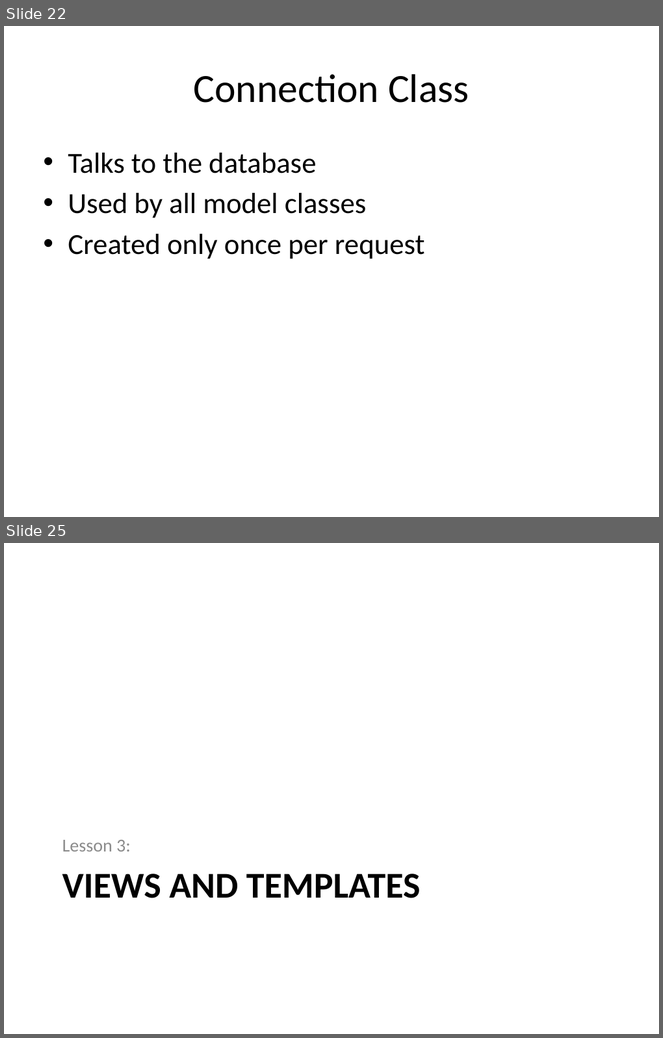
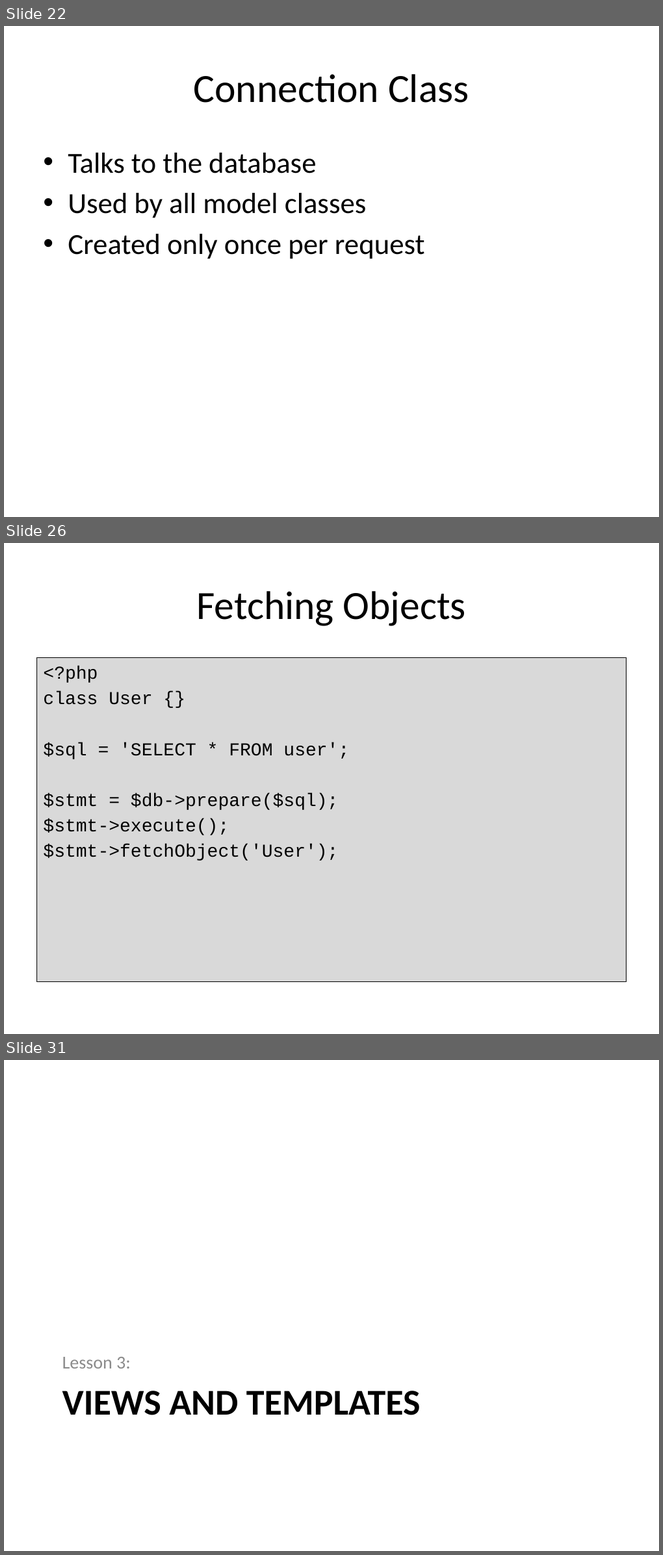
Before and after one commit to PHPEmbark/curriculum, a slide deck: course/4 - Organization and Projects/Organization and Projects.pptx. Shown one above the other, each under a label of ours: slides 22 and 25 before the commit, slides 22, 26 and 31 after it; the slides between them are not shown. The pictures are 663x1038 and 663x1555 pixels, drawn with LibreOffice and Linux fonts; fonts in the diff are those of the drawing. Boxes give left, top, right and bottom in pixels: in the first picture for what was removed or moved away, otherwise in the second. Text is boxed around its words. In the diff, an @@ line names an element or a change of style, - is before the commit and + after.

```diff
--- a/course/4 - Organization and Projects/Organization and Projects.pptx
+++ b/course/4 - Organization and Projects/Organization and Projects.pptx
@@ slide 26 added at (4,543,659,1034), background #FFFFFF @@
@@ title added at (196,591,466,626), 44 pt, text #000000 @@
+Fetching Objects
@@ text added at (36,657,627,982), fill #D9D9D9, outline #000000 0.75 pt, 20 pt, text #000000 @@
+<?php
+class User {}
+$sql = 'SELECT * FROM user';
+$stmt = $db->prepare($sql);
+$stmt->execute();
+$stmt->fetchObject('User');
@@ what was slide 25 is now slide 31 @@
```
Also in this commit, not shown: 5 slides changed, 7 other slides added, 1 slide removed, 11 other files.
